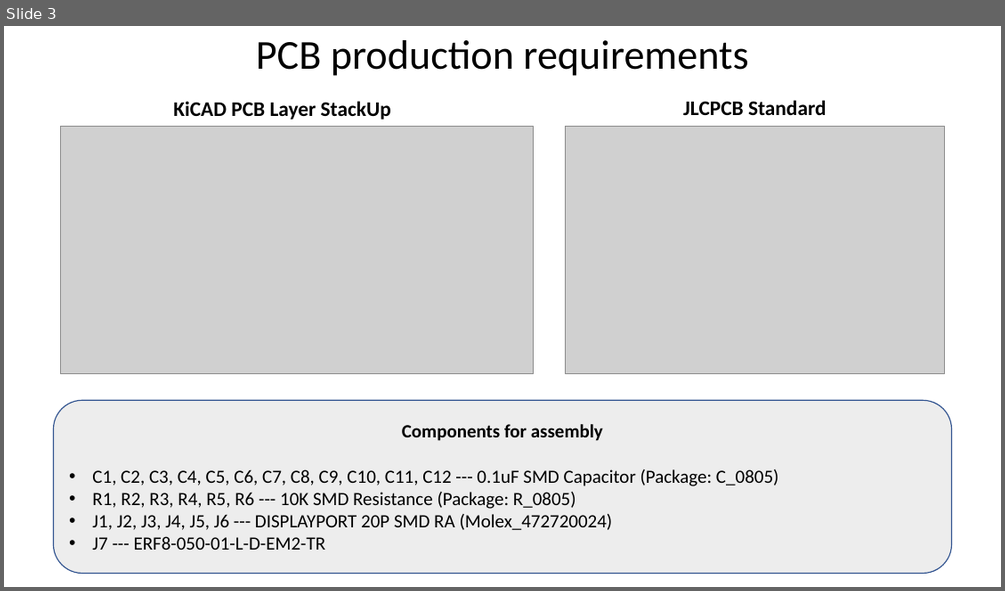
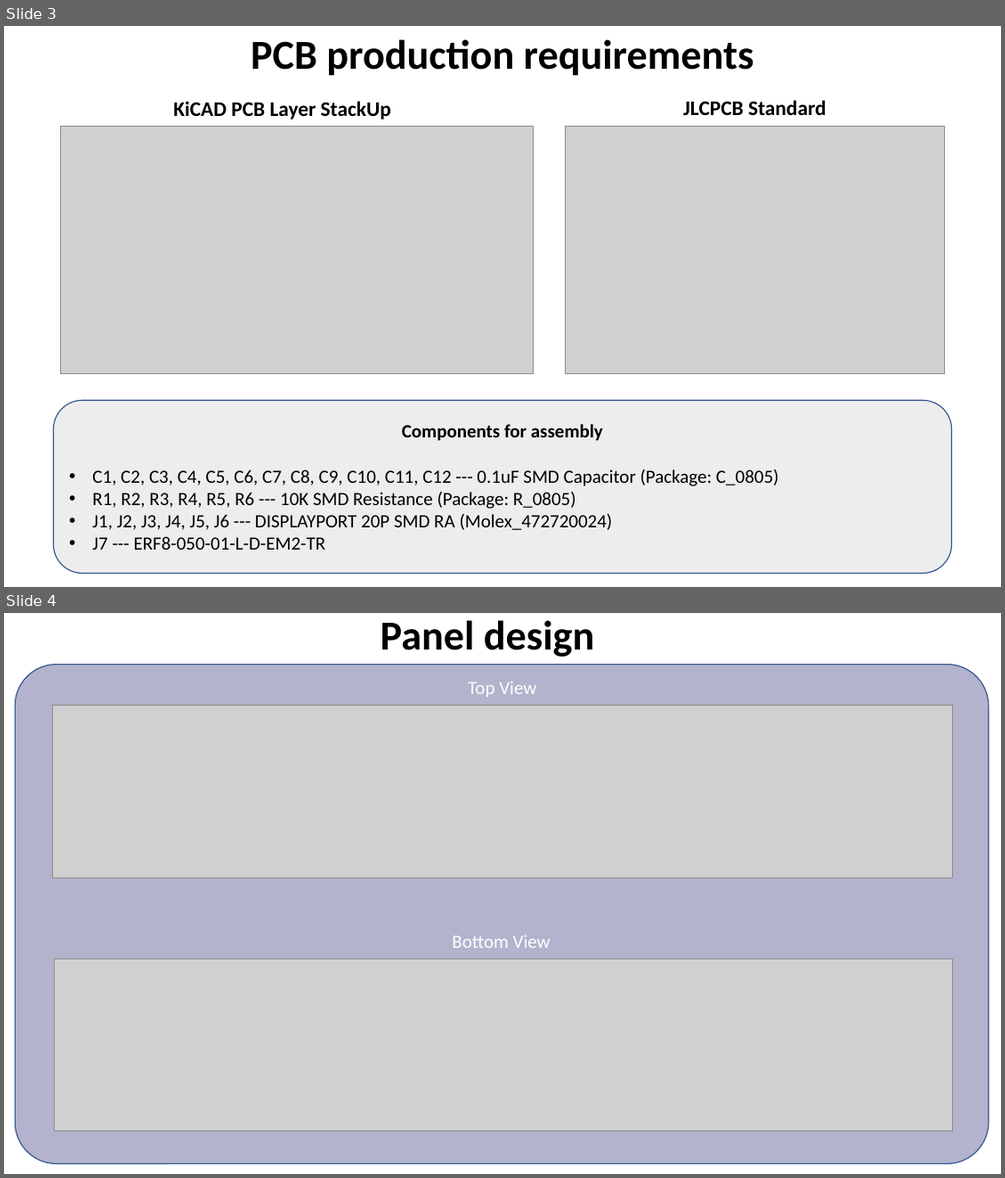
Before and after one commit to zazachubin/RD53B_Quad_6DP_to_ERF8_Data_Adapter, a slide deck: Docs/Production Guide.pptx. Shown one above the other, each under a label of ours: slide 3 before the commit, slides 3 and 4 after it. The pictures are 1005x591 and 1005x1178 pixels, drawn with LibreOffice and Linux fonts; fonts in the diff are those of the drawing; grey boxes stand for pictures. Boxes give left, top, right and bottom in pixels: in the first picture for what was removed or moved away, otherwise in the second. Text is boxed around its words. In the diff, an @@ line names an element or a change of style, - is before the commit and + after.

Commit message:
add Panel board production gerber files

```diff
--- a/Docs/Production Guide.pptx
+++ b/Docs/Production Guide.pptx
@@ slide 4 added at (x1=4, y1=613, x2=1001, y2=1174), background #FFFFFF @@
@@ title added at (x1=380, y1=620, x2=594, y2=657), 39.6 pt, text #000000, bold @@
+Panel design
@@ rounded rectangle added at (x1=16, y1=665, x2=989, y2=1164), fill #B3B3CD, outline #325491 1 pt @@
@@ text added at (x1=468, y1=682, x2=536, y2=697), 18 pt, text #FFFFFF @@
+Top View
@@ picture added at (x1=53, y1=705, x2=952, y2=878) @@
@@ picture added at (x1=54, y1=958, x2=952, y2=1131) @@
@@ text added at (x1=452, y1=935, x2=550, y2=948), 18 pt, text #FFFFFF @@
+Bottom View
@@ slide 3 changed as well @@
@@ title "PCB production requirements" at (x1=251, y1=39, x2=754, y2=76): bold on @@
```
Also in this commit, not shown: 2 other slides changed, 1 other slide added, 28 other files.
